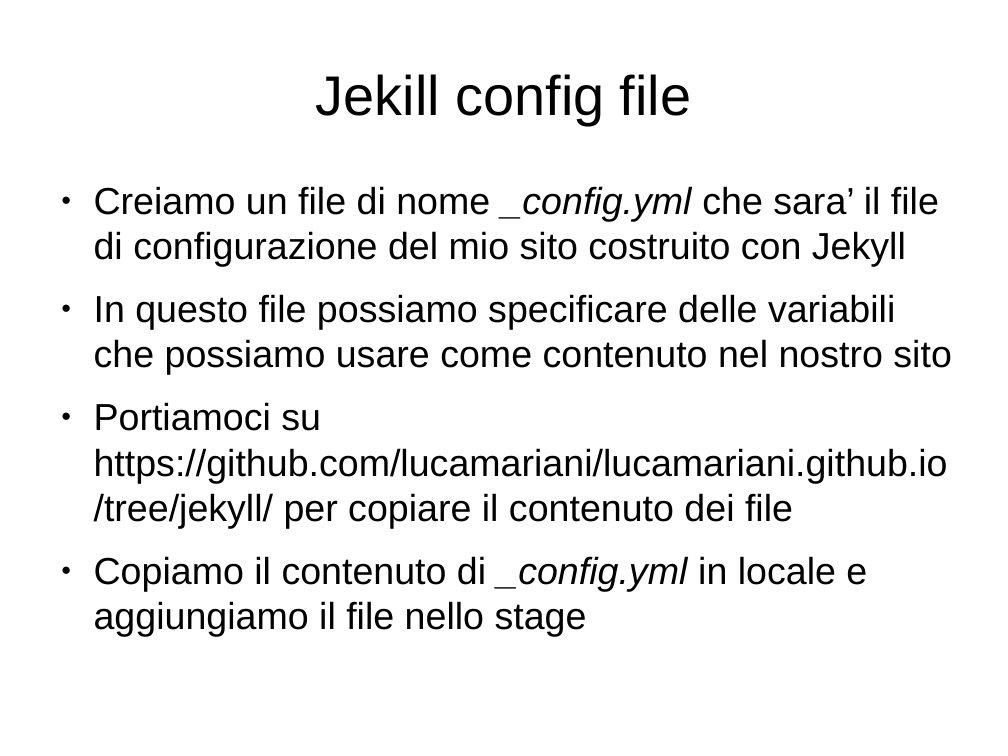
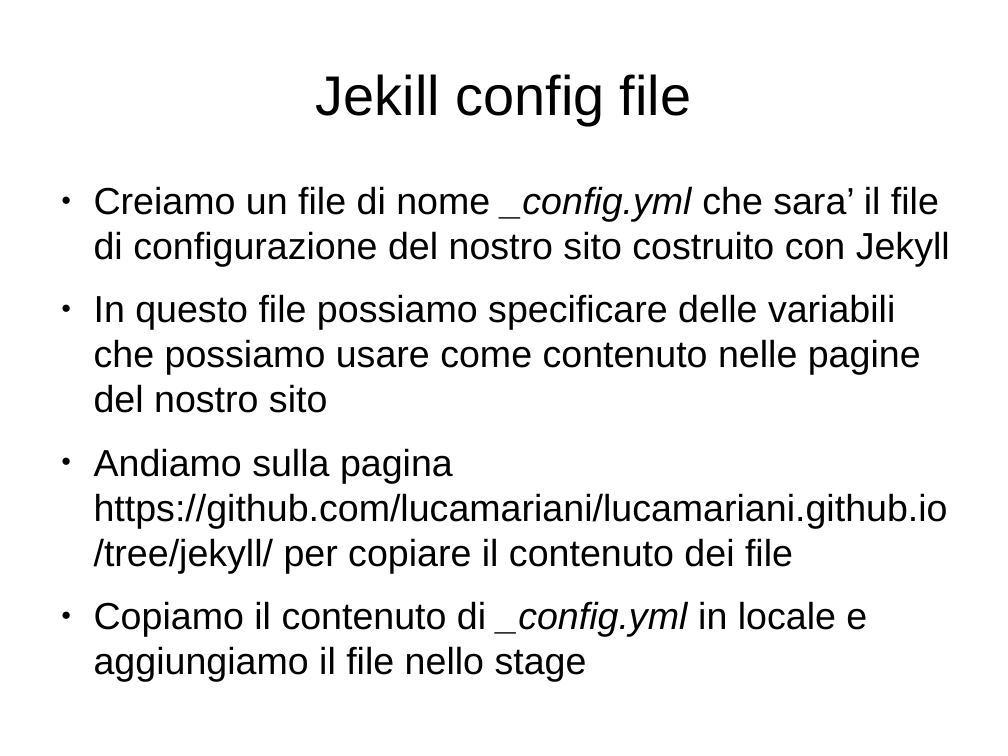
Before and after one commit to lucamariani/corso_diapositive, a slide deck: slide 16 of personal_page.odp. Drawn at 1008x756 pixels with LibreOffice and Linux fonts; fonts in the diff are those of the drawing. Boxes give left, top, right and bottom in pixels: in the first picture for what was removed or moved away, otherwise in the second. Text is boxed around its words. In the diff, an @@ line names an element or a change of style, - is before the commit and + after.

Commit message:
minor fix

```diff
--- a/personal_page.odp
+++ b/personal_page.odp
@@ text at <box>94,186,950,573</box>: text changed @@
-● Creiamo un file di nome _config.yml che sara’ il file di configurazione del mio sito costruito con Jekyll
-● In questo file possiamo specificare delle variabili che possiamo usare come contenuto nel nostro sito
-● Portiamoci su https://github.com/lucamariani/lucamariani.github.io/tree/jekyll/ per copiare il contenuto dei file
+● Creiamo un file di nome _config.yml che sara’ il file di configurazione del nostro sito costruito con Jekyll
+● In questo file possiamo specificare delle variabili che possiamo usare come contenuto nelle pagine del nostro sito
+● Andiamo sulla pagina https://github.com/lucamariani/lucamariani.github.io/tree/jekyll/ per copiare il contenuto dei file
```
Also in this commit, not shown: 10 other slides changed.
